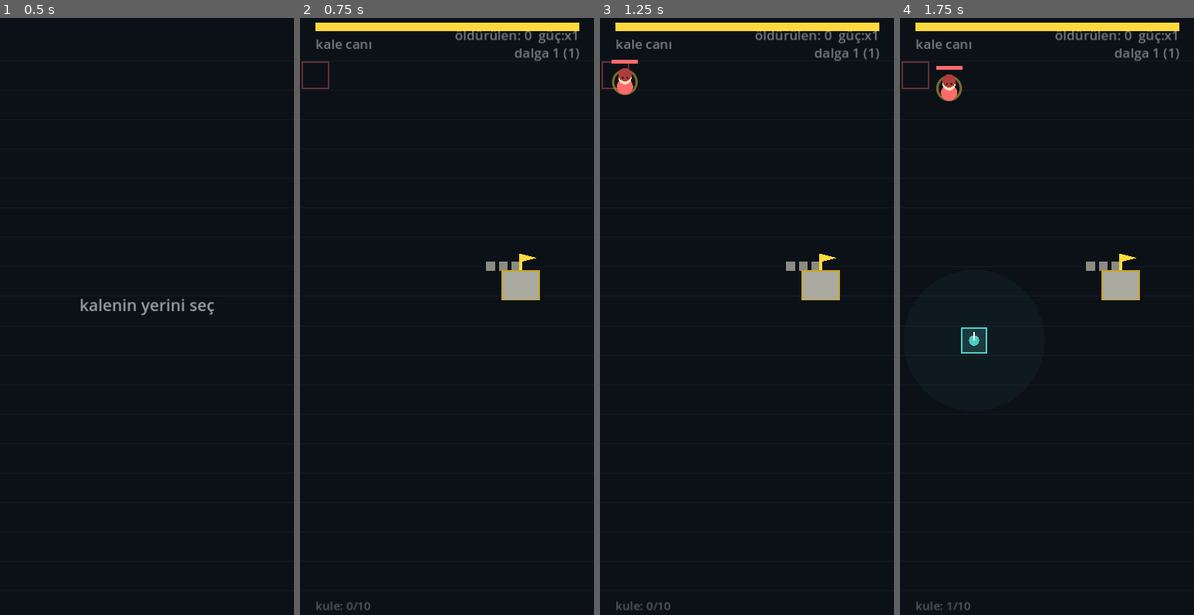
Above: before the commit, frames 1-4 (left to right).
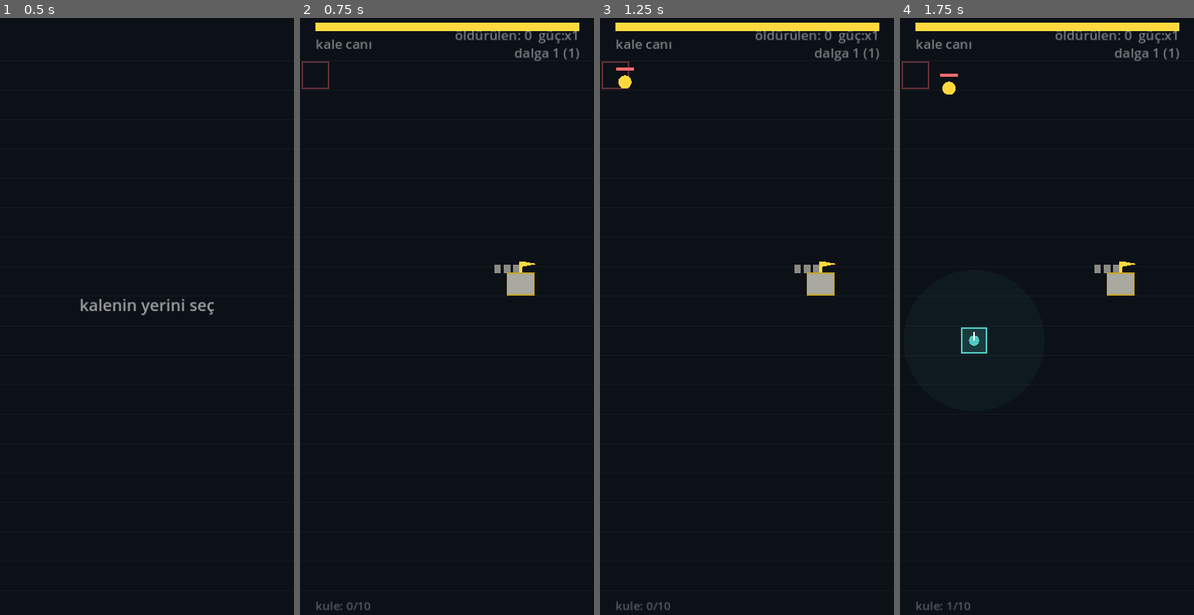
Above: after the commit, the same moments.

Repository: MetehanSarikaya/yellowhit
Game: Godot game, scene res://scenes/Main.tscn
Same seed, same stepped clock (60 frames per second), same inputs: the game is played once before the commit and once after it.
Inputs (mouse positions are in pixels of both pictures, inside the frame that each line leads up to):
- Up to frame 1 (0.5 s): no input
- Up to frame 2 (0.75 s): tap Enter at 0.5 s; move the mouse to (511, 280) at 0.52 s; click (511, 280) at 0.67 s
- Up to frame 3 (1.25 s): no input
- Up to frame 4 (1.75 s): move the mouse to (988, 340) at 1.27 s; click (988, 340) at 1.42 s

Frame 1 is identical in both runs. In frame 2, 0.5% of the frame differs, in the area x 63-82%, y 39-48%; in frame 3, 0.9%; in frame 4, 0.9%, in the area x 12-82%, y 8-48%.

Commit message:
Refactor wave size and drawing functions

Diff:
--- a/akin_godot/scripts/main.gd
+++ b/akin_godot/scripts/main.gd
@@ -114,8 +114,8 @@
 func wave_size_for(n: int) -> int:
 	var s := 1
 	for i in range(1, n):
-		s = int(ceil(s * 1.5)) + 1
-	return s
+		s = int(ceil(s * 1.25)) + 1
+	return min(s, 25)
 
 
 func max_hp_for_wave(n: int) -> int:
@@ -432,7 +432,7 @@
 func draw_grid() -> void:
 	var col := Color(1, 1, 1, 0.04)
 	for cx in range(COLS + 1):
-		draw_line(Vector2(cx * CELL, GTOP), Vector2(cx * CELL, H), col, 1.0)
+		draw_line(Vector2(cx * CELL, GTOP), Vector2(cx * CELL, GTOP + GRID_H), col, 1.0)
 	for cy in range(ROWS + 1):
 		draw_line(Vector2(0, GTOP + cy * CELL), Vector2(W, GTOP + cy * CELL), col, 1.0)
 
@@ -463,7 +463,7 @@
 
 func draw_castle() -> void:
 	var x: Vector2 = cell_center(castle_cell)
-	var s := CELL * 0.62
+	var s := CELL * 0.46
 
 	draw_rect(Rect2(x - Vector2(s, s * 0.6), Vector2(s * 2, s * 1.6)), Color(0.667, 0.663, 0.627), true)
 	for i in range(-1, 2):
@@ -482,18 +482,13 @@
 
 func draw_enemy(e: Dictionary) -> void:
 	var p: Vector2 = e.pos
-	if e.explorer:
-		draw_ring(p, 16, Color(CASTLE_COL.r, CASTLE_COL.g, CASTLE_COL.b, 0.45), 2.0)
-
-	draw_circle(p + Vector2(0, 6), 11, ENEMY_COL)
-	draw_circle(p + Vector2(0, -6), 9, Color(1, 0.88, 0.74))
-	draw_circle(p + Vector2(0, -10), 9, ENEMY_DARK)
-	draw_circle(p + Vector2(-3, -6), 1.5, Color(0.17, 0.17, 0.17))
-	draw_circle(p + Vector2(3, -6), 1.5, Color(0.17, 0.17, 0.17))
+	var col := CASTLE_COL if e.explorer else ENEMY_COL
+
+	draw_circle(p, 9, col)
 
 	var frac: float = float(e.hp) / float(e.maxhp)
-	draw_rect(Rect2(p + Vector2(-18, -30), Vector2(36, 5)), Color(1, 1, 1, 0.15), true)
-	draw_rect(Rect2(p + Vector2(-18, -30), Vector2(36 * frac, 5)), ENEMY_COL, true)
+	draw_rect(Rect2(p + Vector2(-12, -20), Vector2(24, 4)), Color(1, 1, 1, 0.15), true)
+	draw_rect(Rect2(p + Vector2(-12, -20), Vector2(24 * frac, 4)), ENEMY_COL, true)
 
 	if e.slow > 0:
-		draw_ring(p, 18, Color(TOWER_COL.r, TOWER_COL.g, TOWER_COL.b, 0.5), 1.5)
+		draw_ring(p, 13, Color(TOWER_COL.r, TOWER_COL.g, TOWER_COL.b, 0.5), 1.5)
